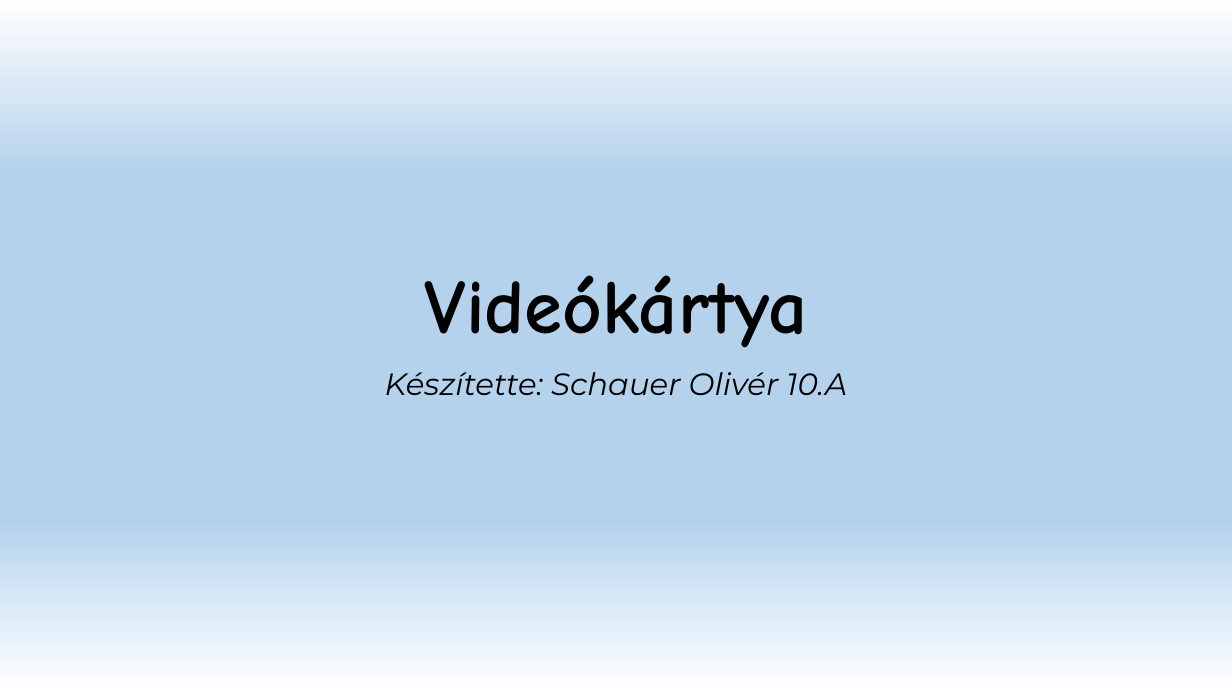
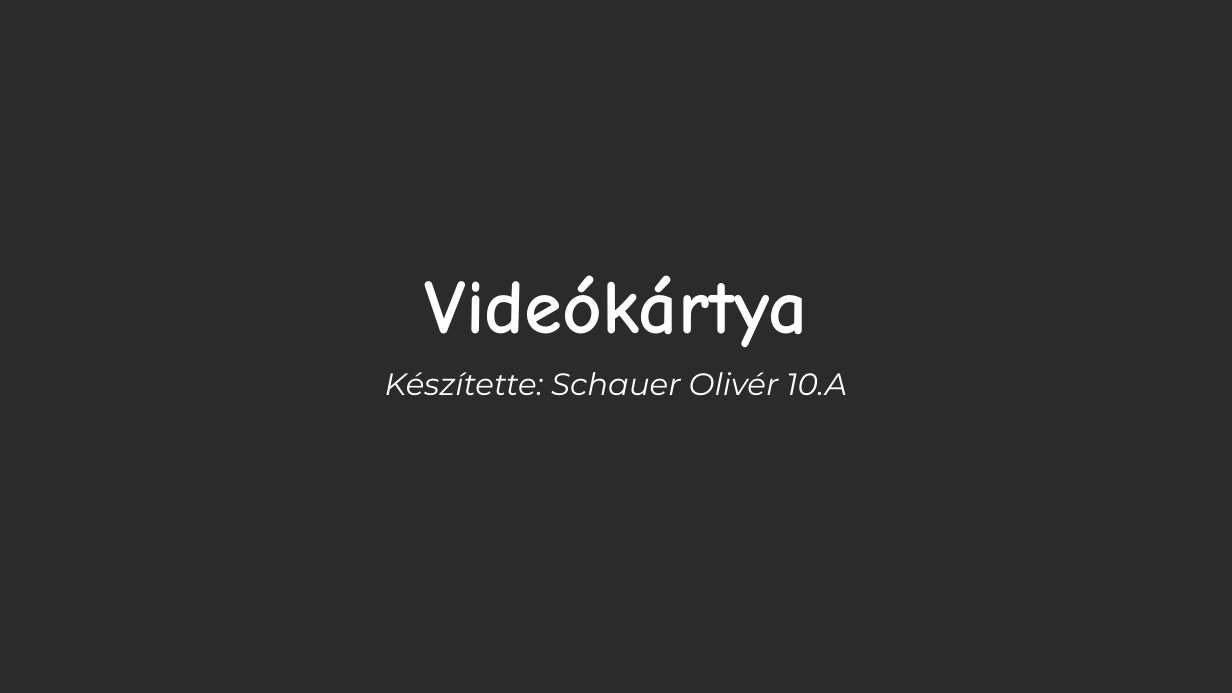
Before and after one commit to Sauher/SchauerRepo, a slide deck: slide 1 of Videókártya.pptx. Drawn at 1232x693 pixels with LibreOffice and Linux fonts; fonts in the diff are those of the drawing; background and template pictures are left out; a plain dark background stands for a picture behind light text. Boxes give left, top, right and bottom in pixels: in the first picture for what was removed or moved away, otherwise in the second. Text is boxed around its words. In the diff, an @@ line names an element or a change of style, - is before the commit and + after.

```diff
--- a/Videókártya.pptx
+++ b/Videókártya.pptx
@@ background gradient #FFFFFF to #B5D2EC to picture (left out) @@
@@ title "Videókártya" at <box>425,275,808,347</box>: text colour #000000 to #FFFFFF @@
@@ subtitle "Készítette: Schauer Olivér 10.A" at <box>385,372,847,395</box>: text colour #000000 to #FFFFFF @@
```
Also in this commit, not shown: 2 other slides changed, 5 slides added, 5 slides removed.
